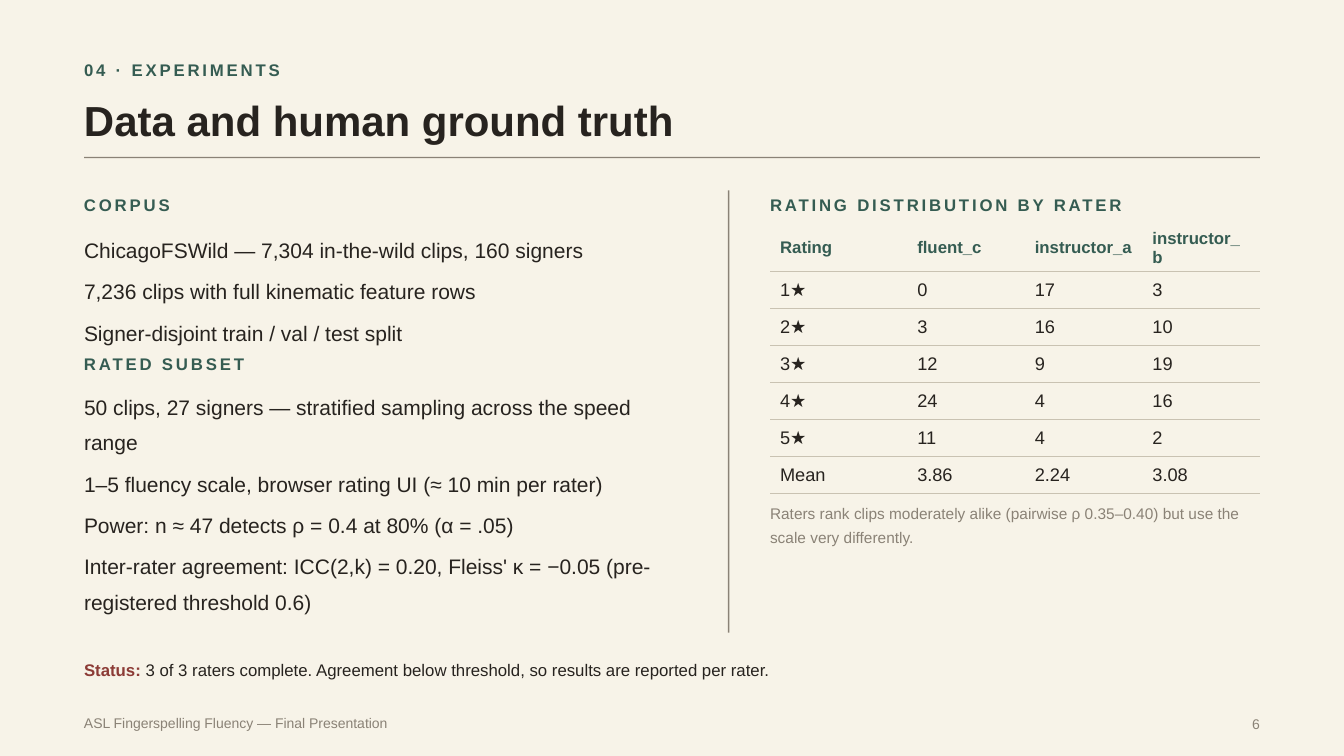
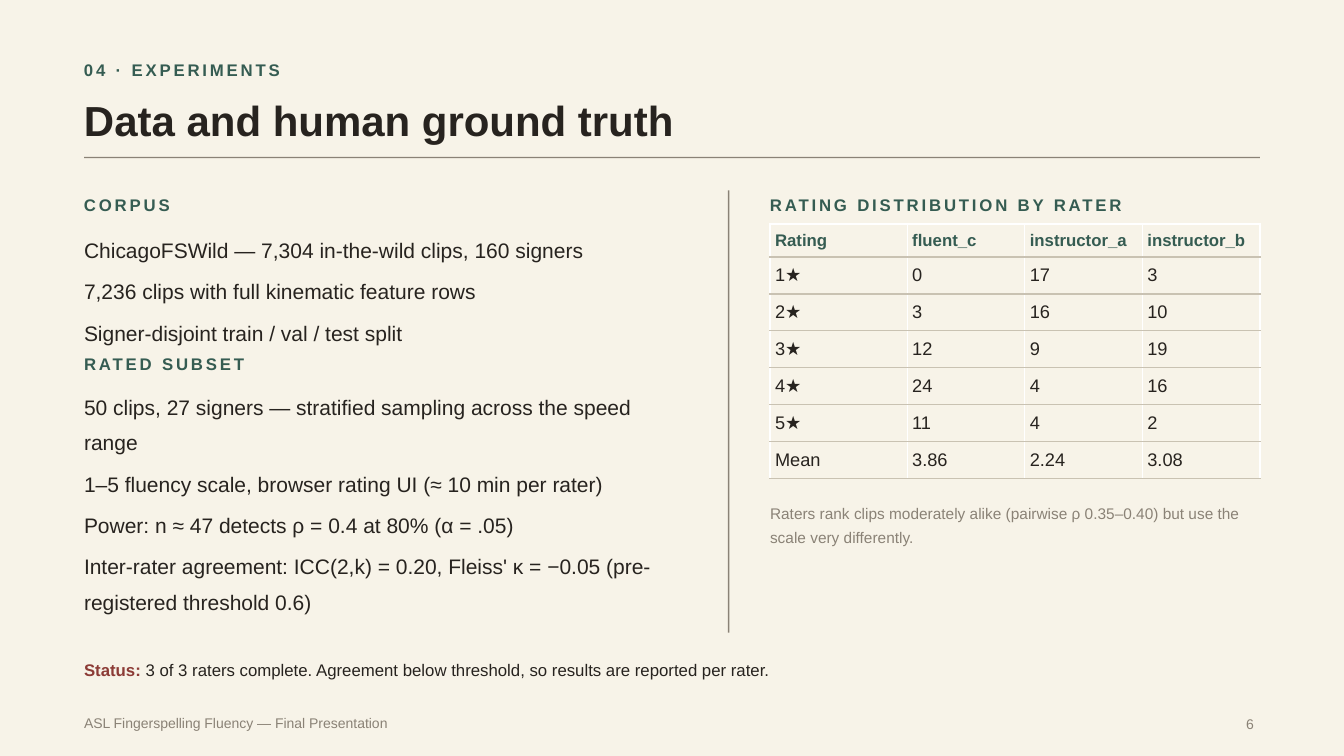
Before and after one commit to jasonkolodziej/cs-5243-901-project, a slide deck: slide 6 of ASL-Final-Presentation.pptx. Drawn at 1344x756 pixels with LibreOffice and Linux fonts; fonts in the diff are those of the drawing. Boxes give left, top, right and bottom in pixels: in the first picture for what was removed or moved away, otherwise in the second. Text is boxed around its words. In the diff, an @@ line names an element or a change of style, - is before the commit and + after.

```diff
--- a/ASL-Final-Presentation.pptx
+++ b/ASL-Final-Presentation.pptx
@@ table: place and size @@
-table at [770,224,1261,485]
+table at [770,224,1261,479]
@@ text "6": place and size @@
-text "6" at [1252,719,1260,729]
+text "6" at [1246,719,1254,729]
```
Also in this commit, not shown: 7 other slides changed, 3 other files.
